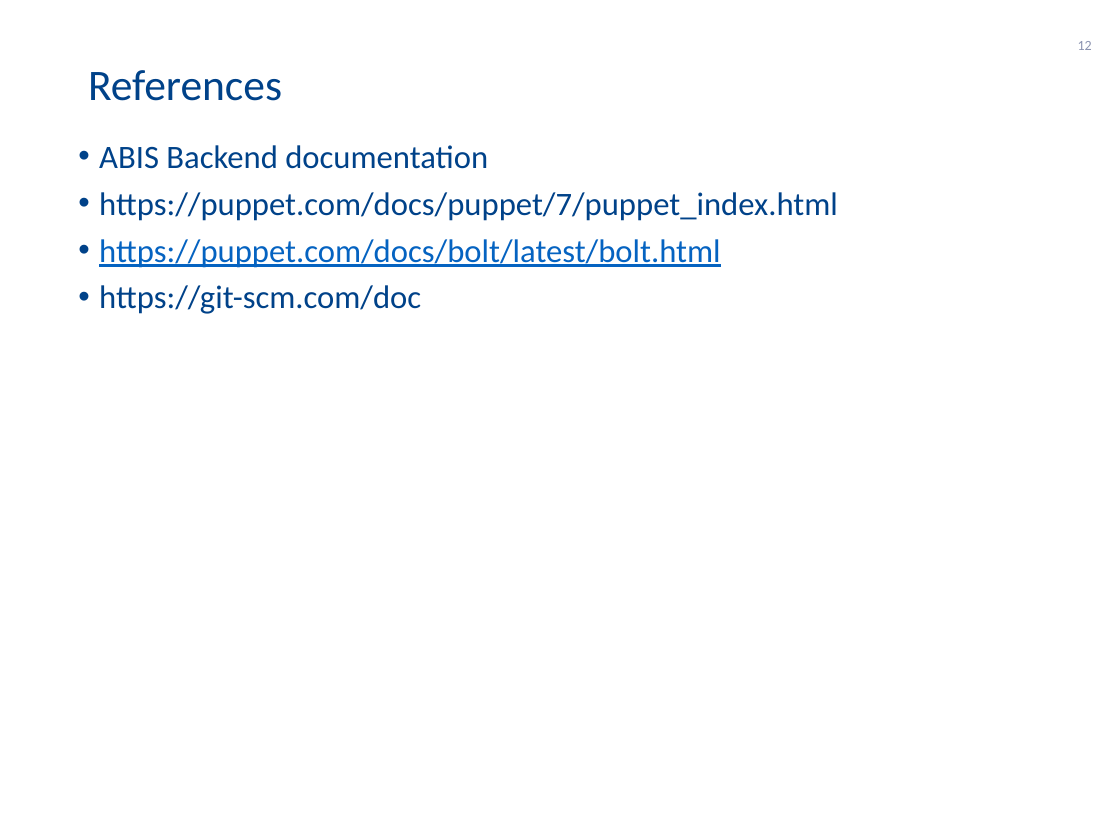
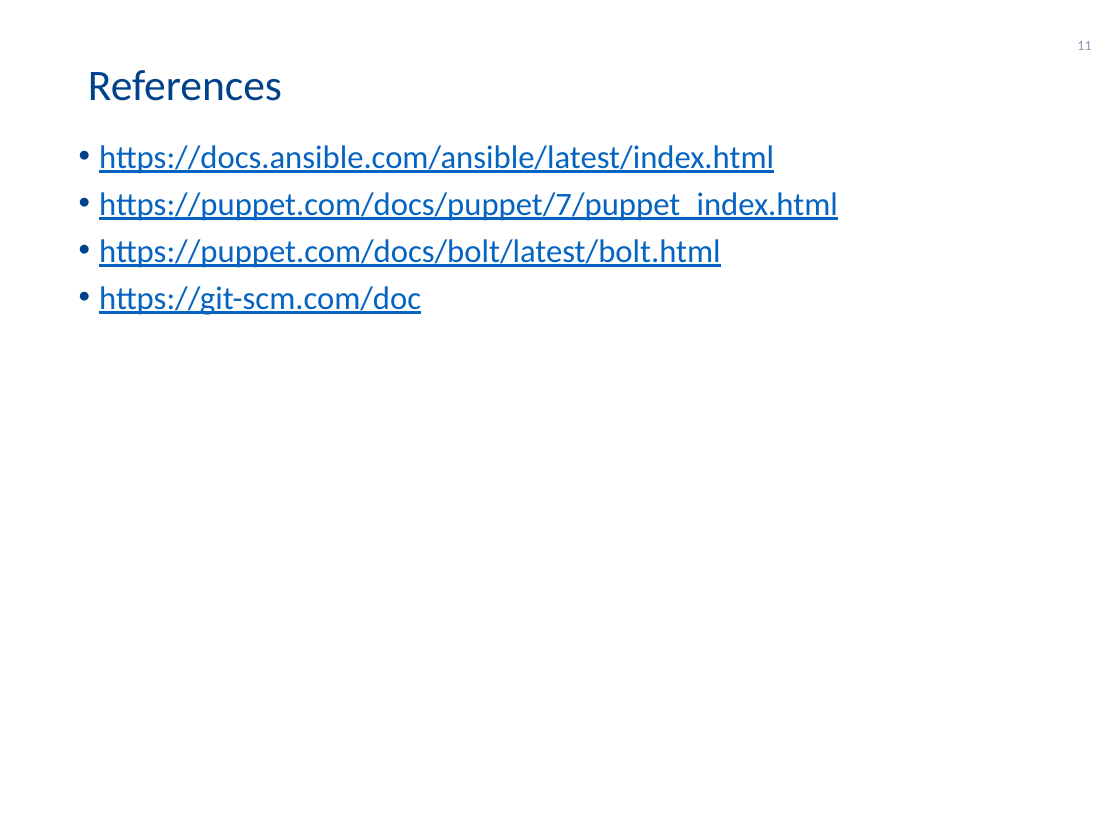
Before and after one commit to 4derstap/abis-deploy-ansible, a slide deck: slide 11 of docs/DermalogABISBEDeployment.pptx (slide 12 before the commit). Drawn at 1120x840 pixels with LibreOffice and Linux fonts; fonts in the diff are those of the drawing; background and template pictures are left out. Boxes give left, top, right and bottom in pixels: in the first picture for what was removed or moved away, otherwise in the second. Text is boxed around its words. In the diff, an @@ line names an element or a change of style, - is before the commit and + after.

```diff
--- a/docs/DermalogABISBEDeployment.pptx
+++ b/docs/DermalogABISBEDeployment.pptx
@@ page number at [1077,41,1091,50]: text changed @@
-12
+11
@@ text at [99,145,774,174]: text changed; text colour #004289 to #0563C1 @@
-• ABIS Backend documentation
+• https://docs.ansible.com/ansible/latest/index.html
@@ text at [99,192,838,315]: text colour #004289 to #0563C1, underline on in "https://puppet.com/docs/puppet/7/puppet_index.html", "https://git-scm.com/doc"; indent changed @@
```
Also in this commit, not shown: 5 other slides changed, 5 slides added, 6 slides removed, 4 other files.
